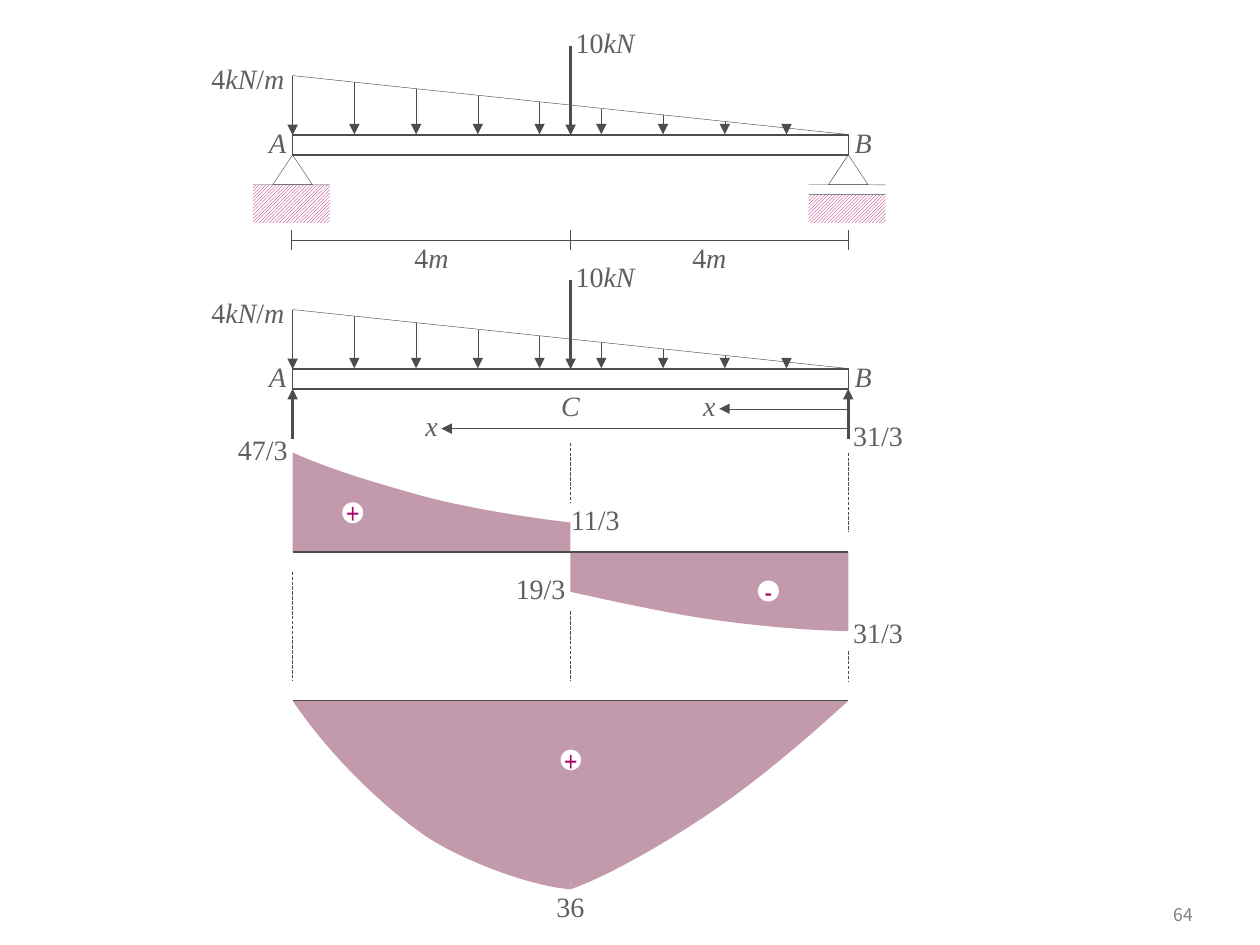
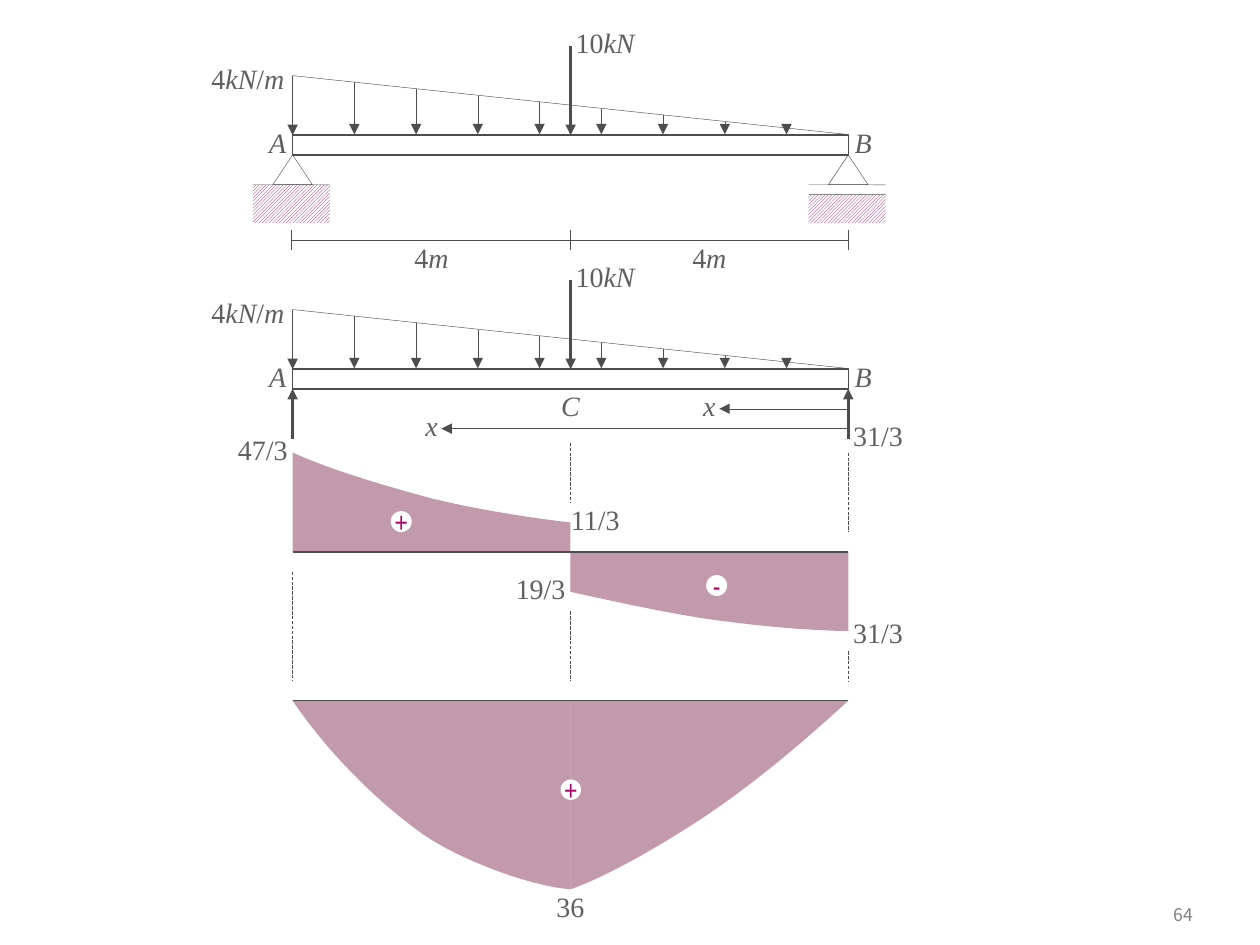
Before and after one commit to ironbell87/structural_mechanics_II, a slide deck: slide 64 of figures.pptx. Drawn at 1260x945 pixels with LibreOffice and Linux fonts; fonts in the diff are those of the drawing. Boxes give left, top, right and bottom in pixels: in the first picture for what was removed or moved away, otherwise in the second. Text is boxed around its words. In the diff, an @@ line names an element or a change of style, - is before the commit and + after.

```diff
--- a/figures.pptx
+++ b/figures.pptx
@@ ellipse "+" moved from (x1=343, y1=503, x2=364, y2=524) to (x1=391, y1=512, x2=412, y2=533) @@
@@ ellipse "-" moved from (x1=757, y1=581, x2=779, y2=602) to (x1=706, y1=575, x2=727, y2=596) @@
@@ ellipse "+" moved from (x1=561, y1=750, x2=581, y2=770) to (x1=561, y1=780, x2=581, y2=800) @@
```
Also in this commit, not shown: 13 other slides changed, 18 other files.
